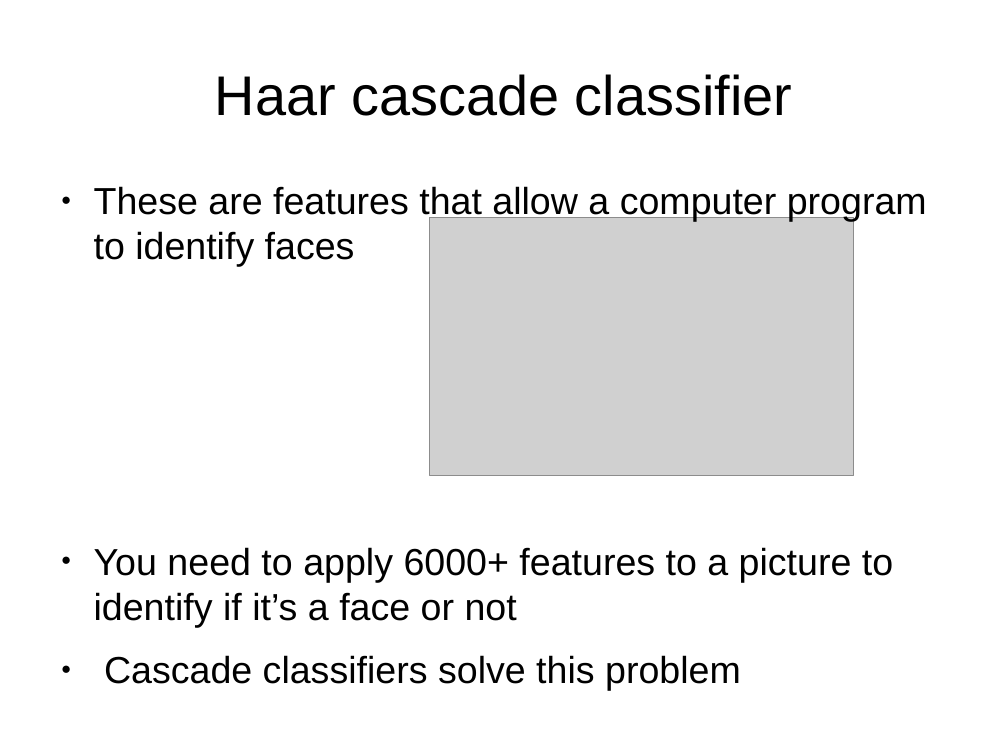
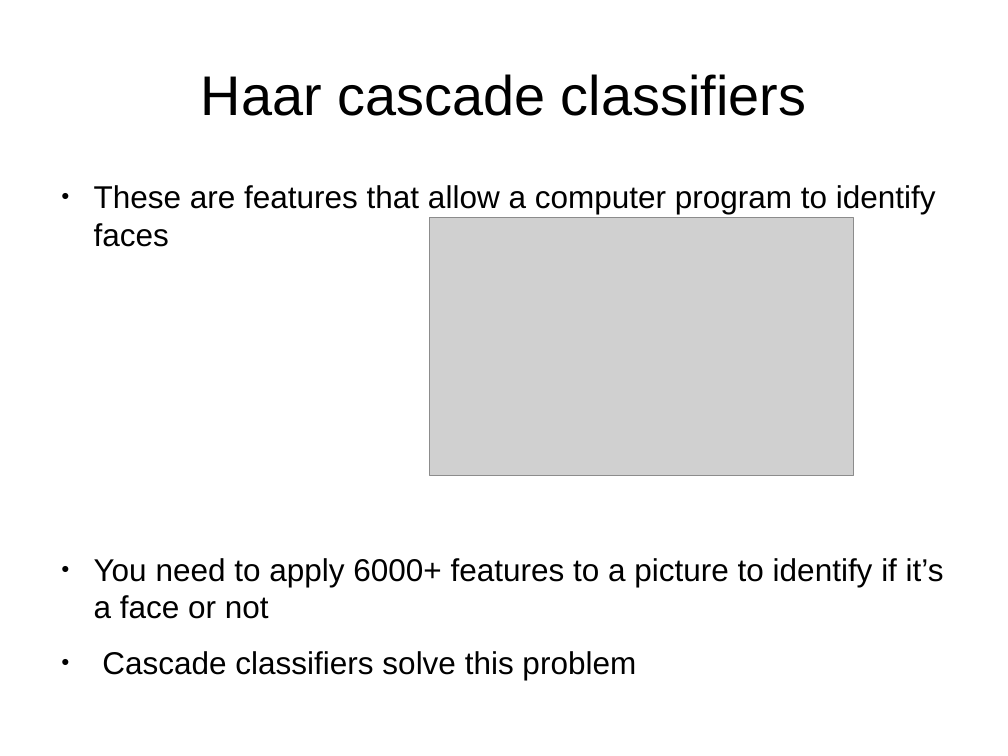
Before and after one commit to Kyin/opencv-test, a slide deck: slide 12 of Presentations/Presentation 9.04/Presentation.odp (slide 9 before the commit). Drawn at 1008x756 pixels with LibreOffice and Linux fonts; fonts in the diff are those of the drawing; grey boxes stand for pictures. Boxes give left, top, right and bottom in pixels: in the first picture for what was removed or moved away, otherwise in the second. Text is boxed around its words. In the diff, an @@ line names an element or a change of style, - is before the commit and + after.

```diff
--- a/Presentations/Presentation 9.04/Presentation.odp
+++ b/Presentations/Presentation 9.04/Presentation.odp
@@ title at (201,74,806,116): text changed @@
-Haar cascade classifier
+Haar cascade classifiers
@@ text "These are features that allow ..." at (94,185,944,680): size 29.6 to 24.8 pt @@
```
Also in this commit, not shown: 4 other slides changed, 4 slides added, 1 other file.
